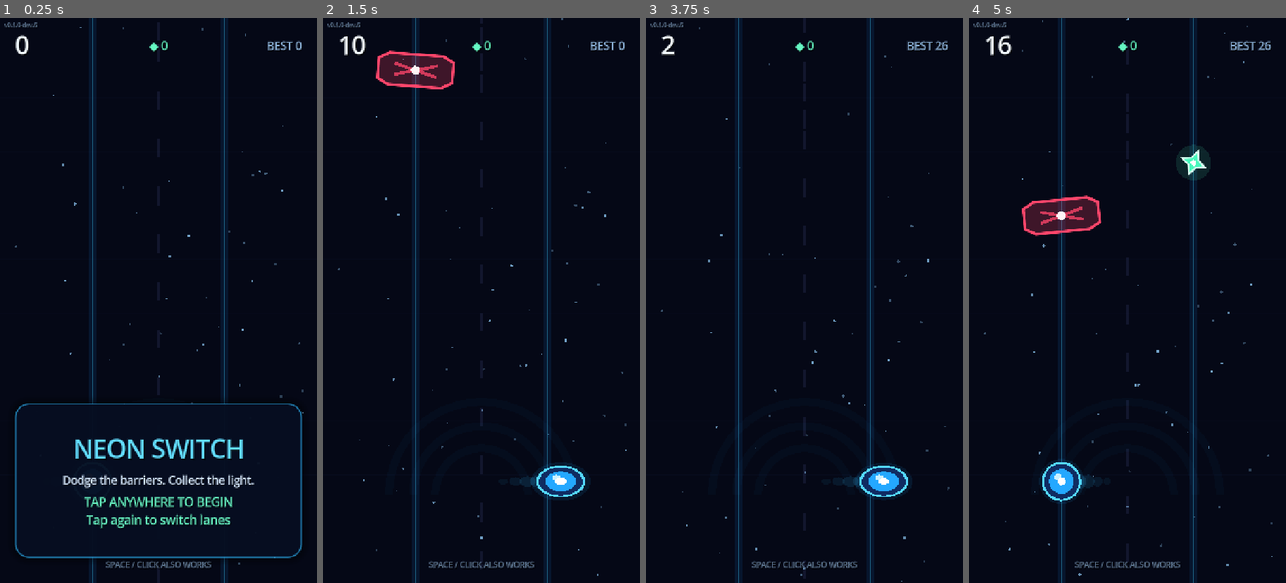
Above: before the commit, frames 1-4 (left to right).
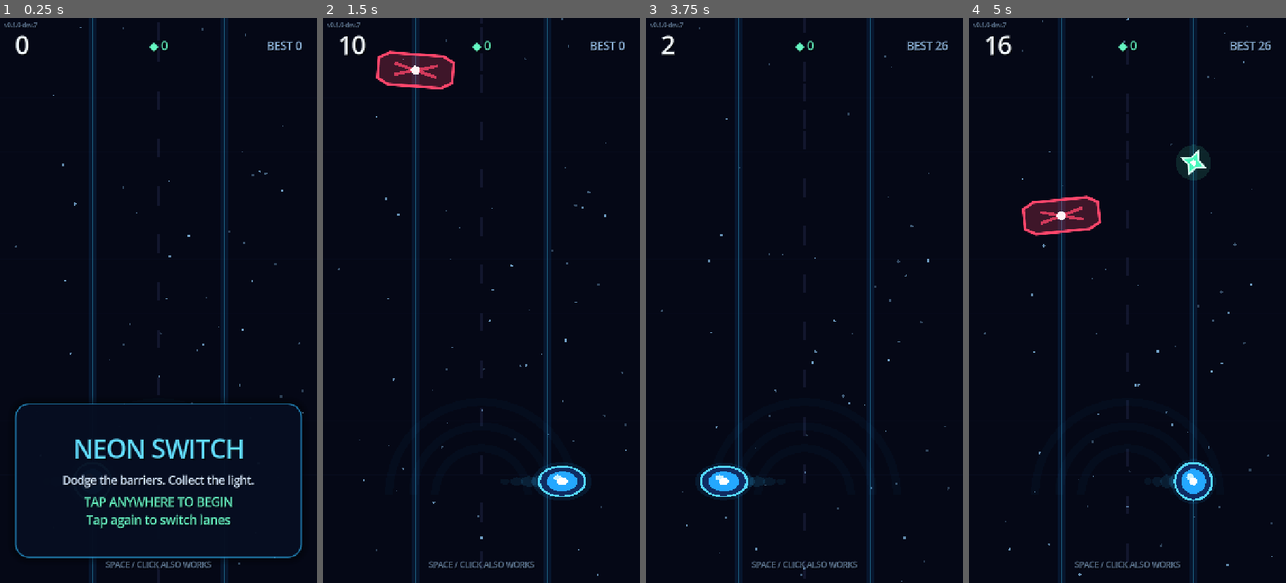
Above: after the commit, the same moments.

Repository: relijahbrewer01/Neon-Switch
Game: Godot game, scene res://scenes/main.tscn
Two runs of this game, one before a commit and one after it. Both use one fixed random seed, a clock stepped at 60 frames per second and the inputs below.
Inputs (mouse positions are in pixels of both pictures, inside the frame that each line leads up to):
- Up to frame 1 (0.25 s): no input
- Up to frame 2 (1.5 s): tap Enter at 0.5, 0.6 s; move the mouse to (551, 272) at 0.52 s; click (551, 272) at 0.67 s; tap Space at 0.77, 1.07 s; tap Keypad Enter at 0.8, 1.35 s; move the mouse to (418, 328) at 1.27 s; hold A from 1.28 s (still down); click (418, 328) at 1.42 s
- Up to frame 3 (3.75 s): tap Space at 1.52, 1.55, 1.82, 2.1, 3.02, 3.32 s; move the mouse to (836, 176) at 2.02 s; release A at 2.03 s; click (836, 176) at 2.17 s; tap Enter at 2.3, 2.85, 3.5 s; move the mouse to (788, 413) at 2.77 s; click (788, 413) at 2.92 s; tap Keypad Enter at 3.05, 3.6 s; move the mouse to (899, 385) at 3.52 s; hold A from 3.53 s (still down); click (899, 385) at 3.67 s
- Up to frame 4 (5 s): keep holding A; tap Space at 3.77, 3.8, 4.07, 4.52, 4.82 s; move the mouse to (1032, 215) at 4.27 s; tap Enter at 4.35 s; click (1032, 215) at 4.42 s

The runs differ from the first frame. In frame 1, less than 0.1% of the frame differs, in the area x 10-12%, y 0-2%; in frame 2, 0.2%; in frame 3, 1.5%, in the area x 10-83%, y 0-85%; in frame 4, 1.5%.

Commit message:
Foundation Step 7: unify input behavior
* refactor: add normalized primary input contract

* refactor: make all HUD controls input-passive

* refactor: route accepted input through unhandled primary action

* test: route gameplay regression through unified input contract

* test: add unified input and HUD pass-through coverage

* ci: add input smoke test

* chore: bump development version to 0.1.0-dev.7

* docs: add input contract report

* docs: mark unified input milestone complete

* docs: finalize input contract validation report

Diff:
--- a/project.godot
+++ b/project.godot
@@ -11,7 +11,7 @@
 [application]
 
 config/name="Neon Switch"
-config/version="0.1.0-dev.6"
+config/version="0.1.0-dev.7"
 run/main_scene="res://scenes/main.tscn"
 config/features=PackedStringArray("4.6", "GL Compatibility")
 config/icon="res://icon.svg"
--- a/scripts/hud.gd
+++ b/scripts/hud.gd
@@ -14,13 +14,13 @@
 
 func _ready() -> void:
     _build_ui()
+    _apply_input_passthrough(self)
     show_ready(0)
 
 func _build_ui() -> void:
     flash = ColorRect.new()
     flash.set_anchors_and_offsets_preset(Control.PRESET_FULL_RECT)
     flash.color = Color(1.0, 0.2, 0.35, 0.0)
-    flash.mouse_filter = Control.MOUSE_FILTER_IGNORE
     add_child(flash)
 
     var margin := MarginContainer.new()
@@ -99,8 +99,32 @@
     version_label = _make_label("v%s" % app_version, 13, Color(0.52, 0.65, 0.78, 0.72), HORIZONTAL_ALIGNMENT_LEFT)
     version_label.position = Vector2(10.0, 5.0)
     version_label.size = Vector2(220.0, 20.0)
-    version_label.mouse_filter = Control.MOUSE_FILTER_IGNORE
     add_child(version_label)
+
+func _apply_input_passthrough(node: Node) -> void:
+    if node is Control:
+        var control := node as Control
+        control.mouse_filter = Control.MOUSE_FILTER_IGNORE
+        control.focus_mode = Control.FOCUS_NONE
+
+    for child in node.get_children():
+        _apply_input_passthrough(child)
+
+func is_input_passthrough() -> bool:
+    return _is_input_passthrough_recursive(self)
+
+func _is_input_passthrough_recursive(node: Node) -> bool:
+    if node is Control:
+        var control := node as Control
+        if control.mouse_filter != Control.MOUSE_FILTER_IGNORE:
+            return false
+        if control.focus_mode != Control.FOCUS_NONE:
+            return false
+
+    for child in node.get_children():
+        if not _is_input_passthrough_recursive(child):
+            return false
+    return true
 
 func _make_label(text_value: String, font_size: int, color: Color, alignment: HorizontalAlignment) -> Label:
     var label := Label.new()
--- /dev/null
+++ b/scripts/input/primary_input.gd
@@ -0,0 +1,51 @@
+extends RefCounted
+class_name PrimaryInput
+
+## Normalizes every supported one-touch input into one primary-action press.
+##
+## Only initial presses are accepted. Releases, key-repeat echoes, secondary
+## mouse buttons, unrelated keys, and secondary touch points are rejected.
+
+enum Source {
+    NONE,
+    TOUCH,
+    MOUSE,
+    KEYBOARD,
+}
+
+static func source_for(event: InputEvent) -> int:
+    if event is InputEventScreenTouch:
+        var touch := event as InputEventScreenTouch
+        if touch.pressed and touch.index == 0:
+            return Source.TOUCH
+        return Source.NONE
+
+    if event is InputEventMouseButton:
+        var mouse := event as InputEventMouseButton
+        if mouse.pressed and mouse.button_index == MOUSE_BUTTON_LEFT:
+            return Source.MOUSE
+        return Source.NONE
+
+    if event is InputEventKey:
+        var key := event as InputEventKey
+        if not key.pressed or key.echo:
+            return Source.NONE
+        if key.keycode in [KEY_SPACE, KEY_ENTER, KEY_KP_ENTER]:
+            return Source.KEYBOARD
+        return Source.NONE
+
+    return Source.NONE
+
+static func is_primary_press(event: InputEvent) -> bool:
+    return source_for(event) != Source.NONE
+
+static func source_name(source: int) -> String:
+    match source:
+        Source.TOUCH:
+            return "touch"
+        Source.MOUSE:
+            return "mouse"
+        Source.KEYBOARD:
+            return "keyboard"
+        _:
+            return "none"
--- a/scripts/main.gd
+++ b/scripts/main.gd
@@ -13,6 +13,7 @@
 var state: int = GameState.READY
 var state_transition_in_progress := false
 var state_transition_serial := 0
+var last_primary_input_source: int = PrimaryInput.Source.NONE
 
 var rng := RandomNumberGenerator.new()
 var wave_director := WaveDirector.new()
@@ -81,22 +82,14 @@
         displayed_score = new_score
         hud.update_stats(displayed_score, best_score, shards)
 
-func _input(event: InputEvent) -> void:
-    if _is_primary_action_pressed(event):
-        _handle_primary_action()
-
-func _is_primary_action_pressed(event: InputEvent) -> bool:
-    if event is InputEventScreenTouch:
-        return event.pressed
-    if event is InputEventMouseButton:
-        return event.button_index == MOUSE_BUTTON_LEFT and event.pressed
-    if event is InputEventKey:
-        return (
-            event.pressed
-            and not event.echo
-            and (event.keycode == KEY_SPACE or event.keycode == KEY_ENTER)
-        )
-    return false
+func _unhandled_input(event: InputEvent) -> void:
+    var input_source := PrimaryInput.source_for(event)
+    if input_source == PrimaryInput.Source.NONE:
+        return
+
+    last_primary_input_source = input_source
+    get_viewport().set_input_as_handled()
+    _handle_primary_action()
 
 func _handle_primary_action() -> void:
     # A state change remains locked through the current frame. This prevents a
--- a/tests/baseline_smoke_test.gd
+++ b/tests/baseline_smoke_test.gd
@@ -4,7 +4,7 @@
 const OBSTACLE_SCENE_PATH := "res://scenes/obstacle.tscn"
 const PICKUP_SCENE_PATH := "res://scenes/pickup.tscn"
 const SAVE_PATH := SaveService.DEFAULT_SAVE_PATH
-const EXPECTED_VERSION := "0.1.0-dev.6"
+const EXPECTED_VERSION := "0.1.0-dev.7"
 
 var failures: Array[String] = []
 
@@ -84,11 +84,11 @@
         "Repeated signal setup does not duplicate pickup connections"
     )
 
-    game.call("_input", _make_key_event(KEY_SPACE))
+    game.call("_unhandled_input", _make_key_event(KEY_SPACE))
     _expect(int(game.get("state")) == 1, "Space begins a run")
     _expect(player.is_active(), "Player activates when a run starts")
 
-    game.call("_input", _make_mouse_event())
+    game.call("_unhandled_input", _make_mouse_event())
     _expect(
         player.current_lane() == GameBalance.PLAYER_START_LANE,
         "Same-frame duplicate input cannot switch immediately after starting"
@@ -130,11 +130,11 @@
     await process_frame
     _expect(world.get_child_count() == 1, "Entity-owned cleanup leaves only the player")
 
-    game.call("_input", _make_mouse_event())
+    game.call("_unhandled_input", _make_mouse_event())
     await create_timer(GameBalance.PLAYER_SWITCH_TIME + 0.09).timeout
     _expect(player.current_lane() == 1, "Mouse input switches exactly one lane")
 
-    game.call("_input", _make_touch_event())
+    game.call("_unhandled_input", _make_touch_event())
     await create_timer(GameBalance.PLAYER_SWITCH_TIME + 0.09).timeout
     _expect(player.current_lane() == GameBalance.PLAYER_START_LANE, "Touch uses the same action path")
 
--- /dev/null
+++ b/tests/input_contract_smoke_test.gd
@@ -0,0 +1,192 @@
+extends SceneTree
+
+const MAIN_SCENE_PATH := "res://scenes/main.tscn"
+const SAVE_PATH := SaveService.DEFAULT_SAVE_PATH
+
+var failures: Array[String] = []
+
+func _initialize() -> void:
+    call_deferred("_run")
+
+func _run() -> void:
+    print("[input-contract] Starting primary-input smoke test")
+    _remove_test_save()
+    _validate_classifier()
+
+    var main_scene := load(MAIN_SCENE_PATH) as PackedScene
+    _expect(main_scene != null, "Main scene loads for input validation")
+    if main_scene == null:
+        _finish()
+        return
+
+    var game = main_scene.instantiate()
+    get_root().add_child(game)
+    await process_frame
+    await process_frame
+
+    var player := game.get_node("World/Player") as NeonPlayer
+    var hud := game.get_node("HUD/HUDRoot") as NeonHUD
+
+    _expect(hud != null and hud.is_input_passthrough(), "Every decorative HUD control ignores pointer input")
+    _expect(int(game.get("state")) == 0, "Input test begins in READY")
+
+    # Push a click through the real Viewport input pipeline at the center of the
+    # visible ready panel. The HUD must not consume it before _unhandled_input.
+    get_root().push_input(_make_mouse_event(MOUSE_BUTTON_LEFT, true))
+    await process_frame
+
+    _expect(int(game.get("state")) == 1, "Click through the ready panel reaches the gameplay action")
+    _expect(player.is_active(), "Click starts the run")
+    _expect(
+        int(game.get("last_primary_input_source")) == PrimaryInput.Source.MOUSE,
+        "Main records mouse as the normalized source"
+    )
+
+    var starting_lane := player.current_lane()
+    _push_rejected_events()
+    await process_frame
+
+    _expect(player.current_lane() == starting_lane, "Release, repeat, secondary, and unrelated events do nothing")
+    _expect(
+        int(game.get("last_primary_input_source")) == PrimaryInput.Source.MOUSE,
+        "Rejected events do not replace the last accepted source"
+    )
+
+    get_root().push_input(_make_touch_event(0, true))
+    await create_timer(GameBalance.PLAYER_SWITCH_TIME + 0.09).timeout
+    _expect(player.current_lane() == 1 - starting_lane, "Primary touch switches one lane")
+    _expect(
+        int(game.get("last_primary_input_source")) == PrimaryInput.Source.TOUCH,
+        "Touch uses the normalized primary-action path"
+    )
+
+    get_root().push_input(_make_key_event(KEY_SPACE, true, false))
+    await create_timer(GameBalance.PLAYER_SWITCH_TIME + 0.09).timeout
+    _expect(player.current_lane() == starting_lane, "Space switches through the same action path")
+    _expect(
+        int(game.get("last_primary_input_source")) == PrimaryInput.Source.KEYBOARD,
+        "Space records keyboard as the normalized source"
+    )
+
+    get_root().push_input(_make_key_event(KEY_ENTER, true, false))
+    await create_timer(GameBalance.PLAYER_SWITCH_TIME + 0.09).timeout
+    _expect(player.current_lane() == 1 - starting_lane, "Enter switches through the same action path")
+
+    get_root().push_input(_make_key_event(KEY_KP_ENTER, true, false))
+    await create_timer(GameBalance.PLAYER_SWITCH_TIME + 0.09).timeout
+    _expect(player.current_lane() == starting_lane, "Keypad Enter shares the Enter contract")
+
+    game.queue_free()
+    await process_frame
+    _remove_test_save()
+    _finish()
+
+func _validate_classifier() -> void:
+    _expect(
+        PrimaryInput.source_for(_make_touch_event(0, true)) == PrimaryInput.Source.TOUCH,
+        "Primary touch press is accepted"
+    )
+    _expect(
+        PrimaryInput.source_for(_make_touch_event(0, false)) == PrimaryInput.Source.NONE,
+        "Touch release is rejected"
+    )
+    _expect(
+        PrimaryInput.source_for(_make_touch_event(1, true)) == PrimaryInput.Source.NONE,
+        "Secondary touch is rejected"
+    )
+    _expect(
+        PrimaryInput.source_for(_make_mouse_event(MOUSE_BUTTON_LEFT, true)) == PrimaryInput.Source.MOUSE,
+        "Left mouse press is accepted"
+    )
+    _expect(
+        PrimaryInput.source_for(_make_mouse_event(MOUSE_BUTTON_LEFT, false)) == PrimaryInput.Source.NONE,
+        "Mouse release is rejected"
+    )
+    _expect(
+        PrimaryInput.source_for(_make_mouse_event(MOUSE_BUTTON_RIGHT, true)) == PrimaryInput.Source.NONE,
+        "Secondary mouse button is rejected"
+    )
+    _expect(
+        PrimaryInput.source_for(_make_key_event(KEY_SPACE, true, false)) == PrimaryInput.Source.KEYBOARD,
+        "Space press is accepted"
+    )
+    _expect(
+        PrimaryInput.source_for(_make_key_event(KEY_ENTER, true, false)) == PrimaryInput.Source.KEYBOARD,
+        "Enter press is accepted"
+    )
+    _expect(
+        PrimaryInput.source_for(_make_key_event(KEY_KP_ENTER, true, false)) == PrimaryInput.Source.KEYBOARD,
+        "Keypad Enter press is accepted"
+    )
+    _expect(
+        PrimaryInput.source_for(_make_key_event(KEY_SPACE, false, false)) == PrimaryInput.Source.NONE,
+        "Key release is rejected"
+    )
+    _expect(
+        PrimaryInput.source_for(_make_key_event(KEY_SPACE, true, true)) == PrimaryInput.Source.NONE,
+        "Keyboard echo is rejected"
+    )
+    _expect(
+        PrimaryInput.source_for(_make_key_event(KEY_A, true, false)) == PrimaryInput.Source.NONE,
+        "Unrelated key is rejected"
+    )
+    _expect(PrimaryInput.source_name(PrimaryInput.Source.TOUCH) == "touch", "Touch source has a stable debug name")
+    _expect(PrimaryInput.source_name(PrimaryInput.Source.MOUSE) == "mouse", "Mouse source has a stable debug name")
+    _expect(PrimaryInput.source_name(PrimaryInput.Source.KEYBOARD) == "keyboard", "Keyboard source has a stable debug name")
+
+func _push_rejected_events() -> void:
+    get_root().push_input(_make_touch_event(0, false))
+    get_root().push_input(_make_touch_event(1, true))
+    get_root().push_input(_make_mouse_event(MOUSE_BUTTON_LEFT, false))
+    get_root().push_input(_make_mouse_event(MOUSE_BUTTON_RIGHT, true))
+    get_root().push_input(_make_key_event(KEY_SPACE, false, false))
+    get_root().push_input(_make_key_event(KEY_SPACE, true, true))
+    get_root().push_input(_make_key_event(KEY_A, true, false))
+
+func _make_touch_event(index: int, pressed: bool) -> InputEventScreenTouch:
+    var event := InputEventScreenTouch.new()
+    event.index = index
+    event.pressed = pressed
+    event.position = Vector2(360.0, 640.0)
+    return event
+
+func _make_mouse_event(button: MouseButton, pressed: bool) -> InputEventMouseButton:
+    var event := InputEventMouseButton.new()
+    event.button_index = button
+    event.pressed = pressed
+    event.position = Vector2(360.0, 640.0)
+    event.global_position = event.position
+    return event
+
+func _make_key_event(keycode: Key, pressed: bool, echo: bool) -> InputEventKey:
+    var event := InputEventKey.new()
+    event.keycode = keycode
+    event.pressed = pressed
+    event.echo = echo
+    return event
+
+func _remove_test_save() -> void:
+    if not FileAccess.file_exists(SAVE_PATH):
+        return
+    var absolute_path := ProjectSettings.globalize_path(SAVE_PATH)
+    var error := DirAccess.remove_absolute(absolute_path)
+    if error != OK:
+        failures.append("Could not remove gameplay test save")
+        push_error("[input-contract][FAIL] Could not remove gameplay test save (error %d)" % error)
+
+func _expect(condition: bool, message: String) -> void:
+    if condition:
+        print("[input-contract][PASS] %s" % message)
+        return
+    failures.append(message)
+    push_error("[input-contract][FAIL] %s" % message)
+
+func _finish() -> void:
+    if failures.is_empty():
+        print("[input-contract] All input tests passed")
+        quit(0)
+        return
+    push_error("[input-contract] %d test(s) failed" % failures.size())
+    for failure in failures:
+        push_error(" - %s" % failure)
+    quit(1)
Not shown, changed: .github/workflows/godot-baseline.yml
Not shown, added: docs/INPUT_CONTRACT_REPORT.md
Not shown, changed: docs/ROADMAP.md
